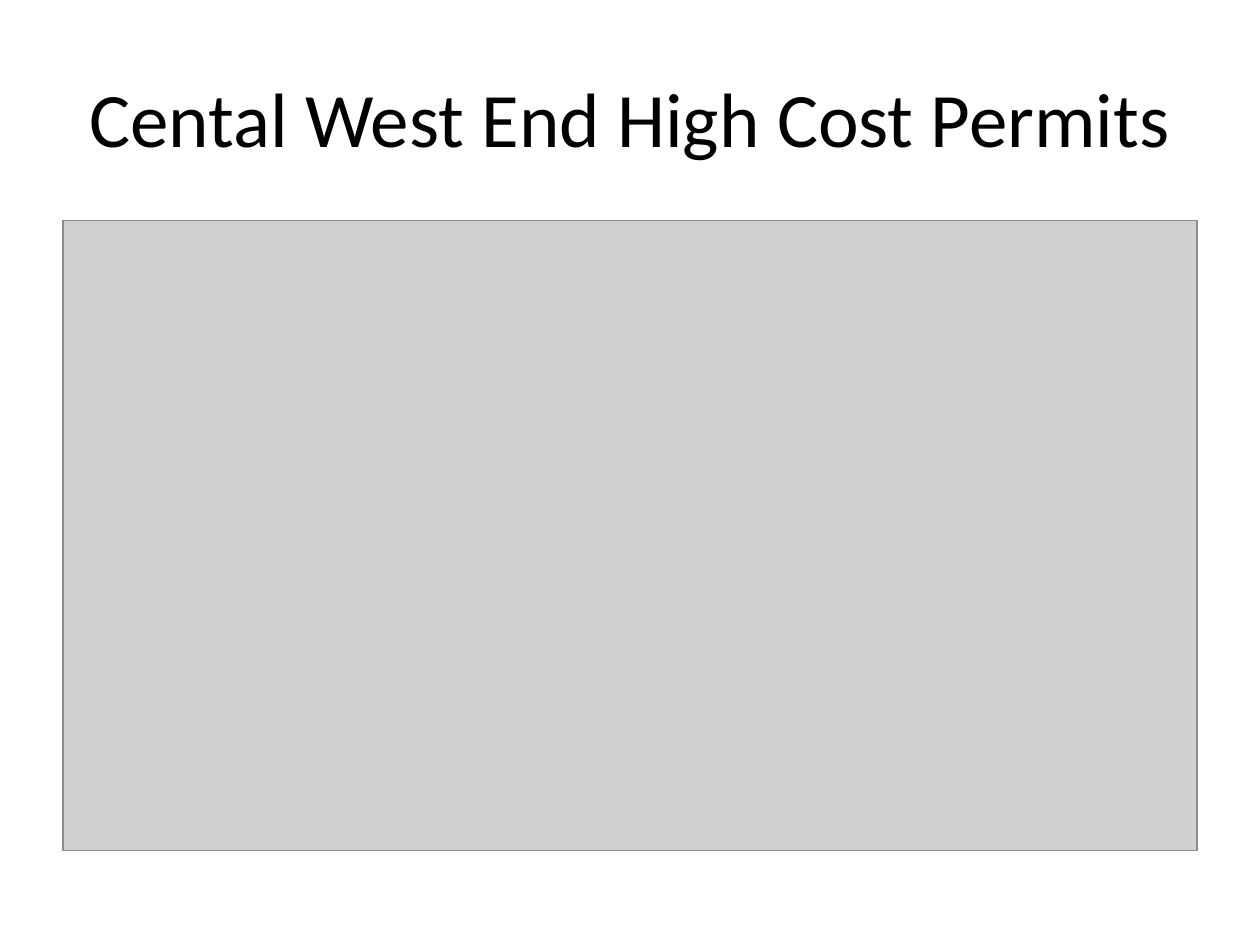
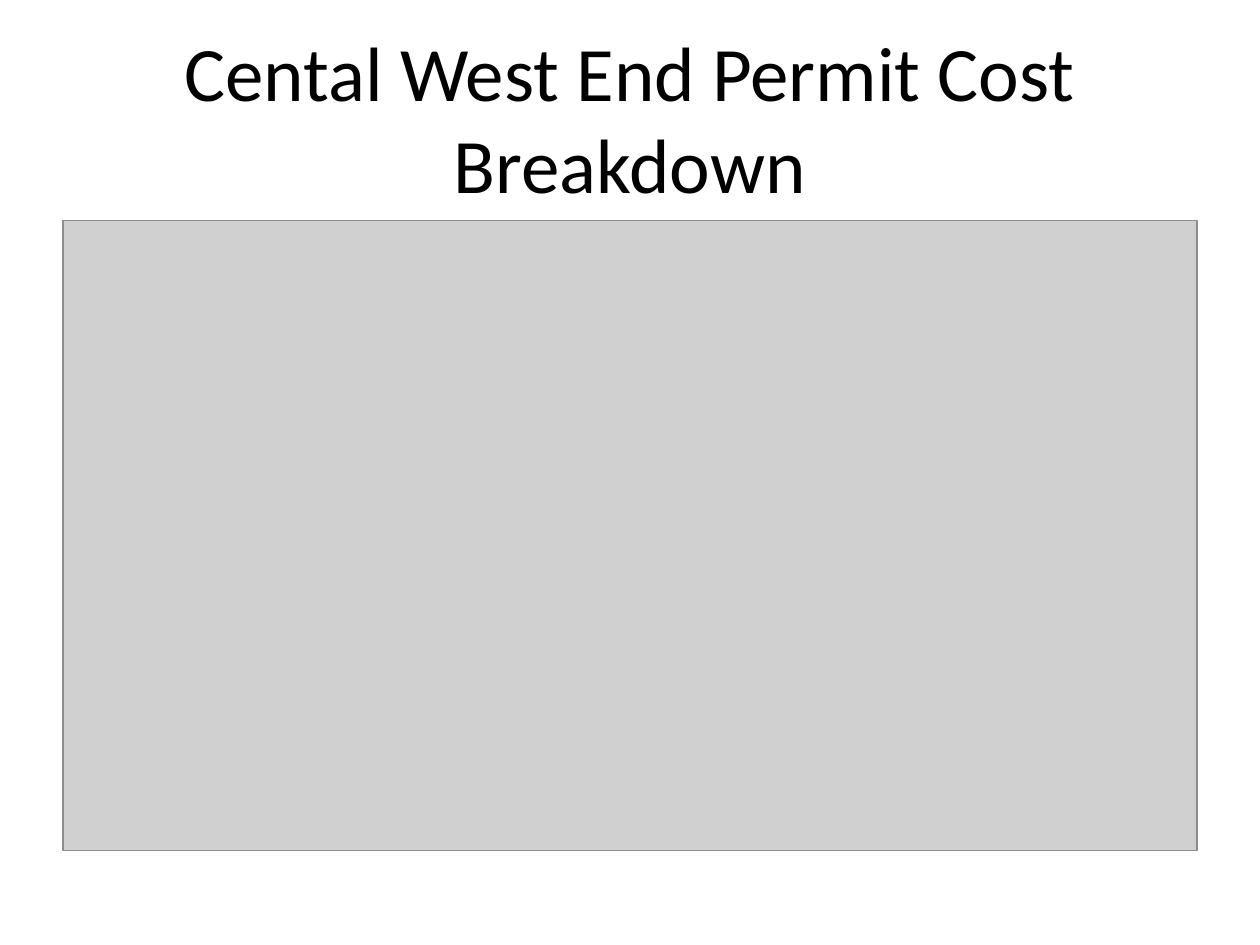
Before and after one commit to wumcrc/stl-building-permits, a slide deck: slide 13 of results/presentations/2020/May/monthly_reportMay2020.pptx. Drawn at 1260x945 pixels with LibreOffice and Linux fonts; fonts in the diff are those of the drawing; grey boxes stand for pictures. Boxes give left, top, right and bottom in pixels: in the first picture for what was removed or moved away, otherwise in the second. Text is boxed around its words. In the diff, an @@ line names an element or a change of style, - is before the commit and + after.

```diff
--- a/results/presentations/2020/May/monthly_reportMay2020.pptx
+++ b/results/presentations/2020/May/monthly_reportMay2020.pptx
@@ title at (184,47,1075,194): text changed @@
-Cental West End High Cost Permits
+Cental West End Permit Cost Breakdown
```
Also in this commit, not shown: 7 other slides changed, 1 other file.
